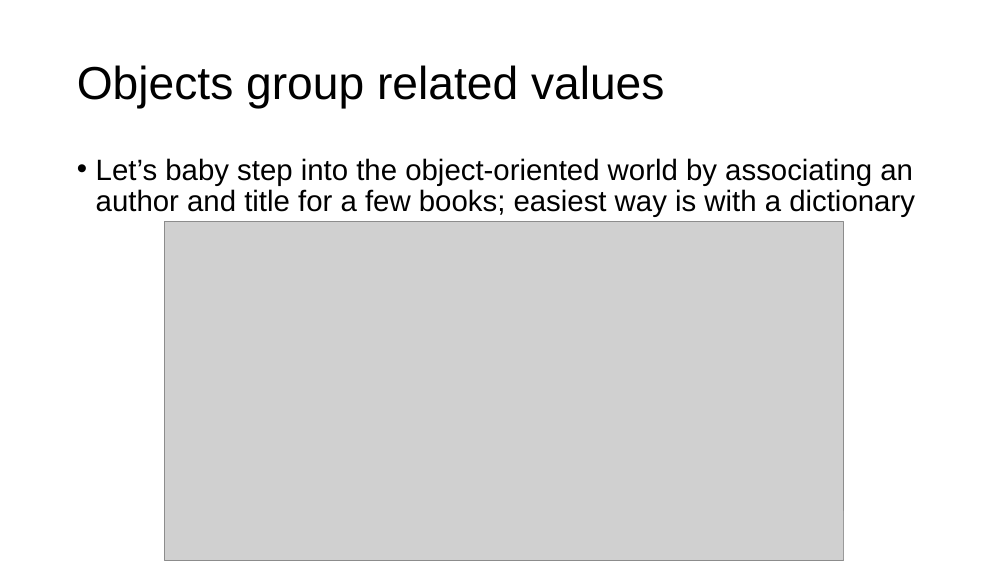
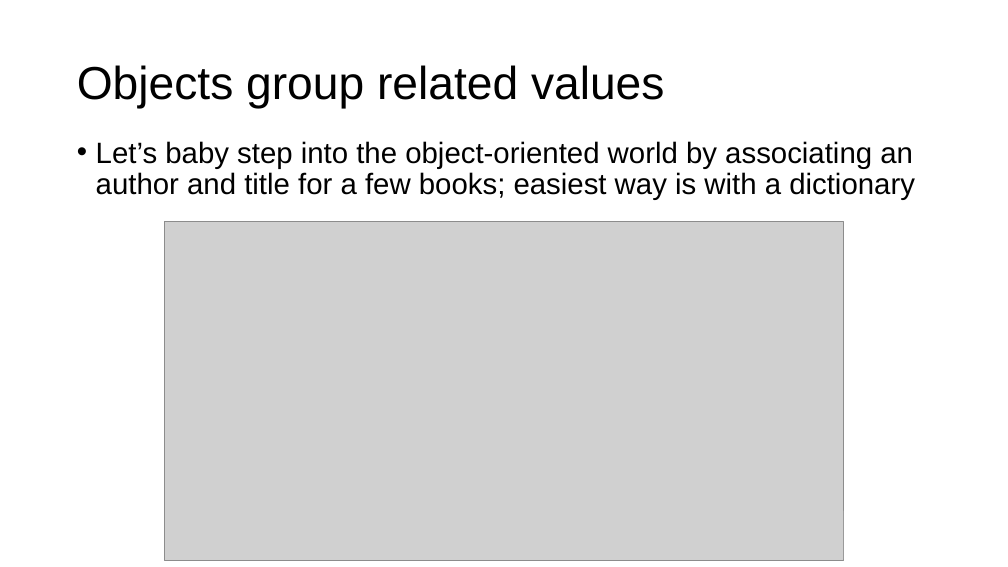
Before and after one commit to parrt/msds501, a slide deck: slide 7 of slides/OO.pptx. Drawn at 1008x567 pixels with LibreOffice and Linux fonts; fonts in the diff are those of the drawing; grey boxes stand for pictures; background and template pictures are left out. Boxes give left, top, right and bottom in pixels: in the first picture for what was removed or moved away, otherwise in the second. Text is boxed around its words. In the diff, an @@ line names an element or a change of style, - is before the commit and + after.

```diff
--- a/slides/OO.pptx
+++ b/slides/OO.pptx
@@ text "Let’s baby step into the ...": place and size @@
-text "Let’s baby step into the ..." at [96,158,915,217]
+text "Let’s baby step into the ..." at [96,141,915,200]
```
Also in this commit, not shown: 7 other slides changed, 14 slides added, 2 other files.
